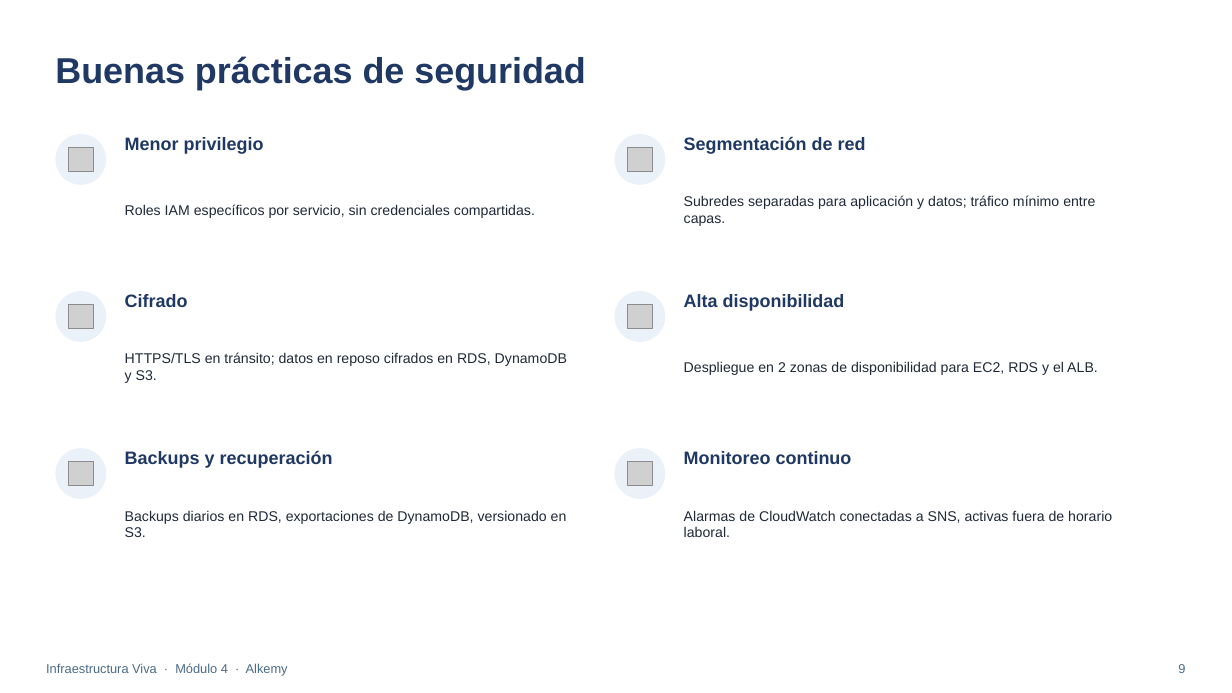
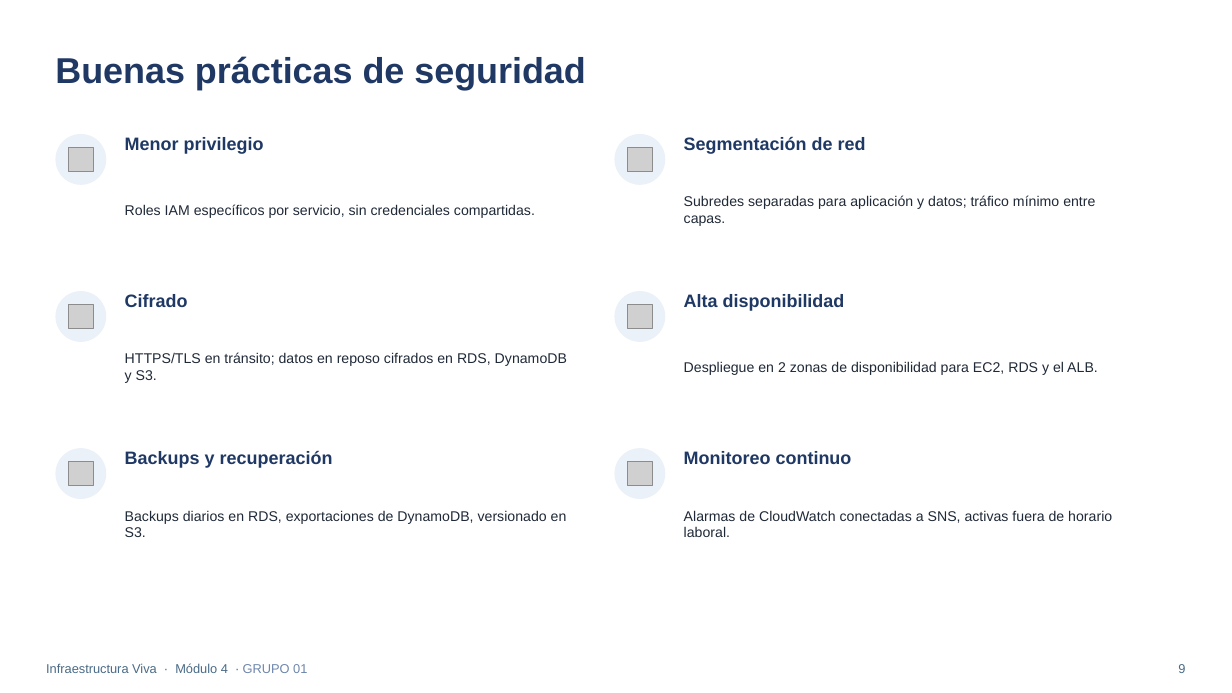
Before and after one commit to Martliz/infraestructura-viva, a slide deck: slide 9 of docs/Infraestructura_Viva_Presentacion.pptx. Drawn at 1232x693 pixels with LibreOffice and Linux fonts; fonts in the diff are those of the drawing; grey boxes stand for pictures. Boxes give left, top, right and bottom in pixels: in the first picture for what was removed or moved away, otherwise in the second. Text is boxed around its words. In the diff, an @@ line names an element or a change of style, - is before the commit and + after.

```diff
--- a/docs/Infraestructura_Viva_Presentacion.pptx
+++ b/docs/Infraestructura_Viva_Presentacion.pptx
@@ text at (46,663,307,673): text changed @@
-Infraestructura Viva · Módulo 4 · Alkemy
+Infraestructura Viva · Módulo 4 · GRUPO 01
```
Also in this commit, not shown: 10 other slides changed, 3 other files.
